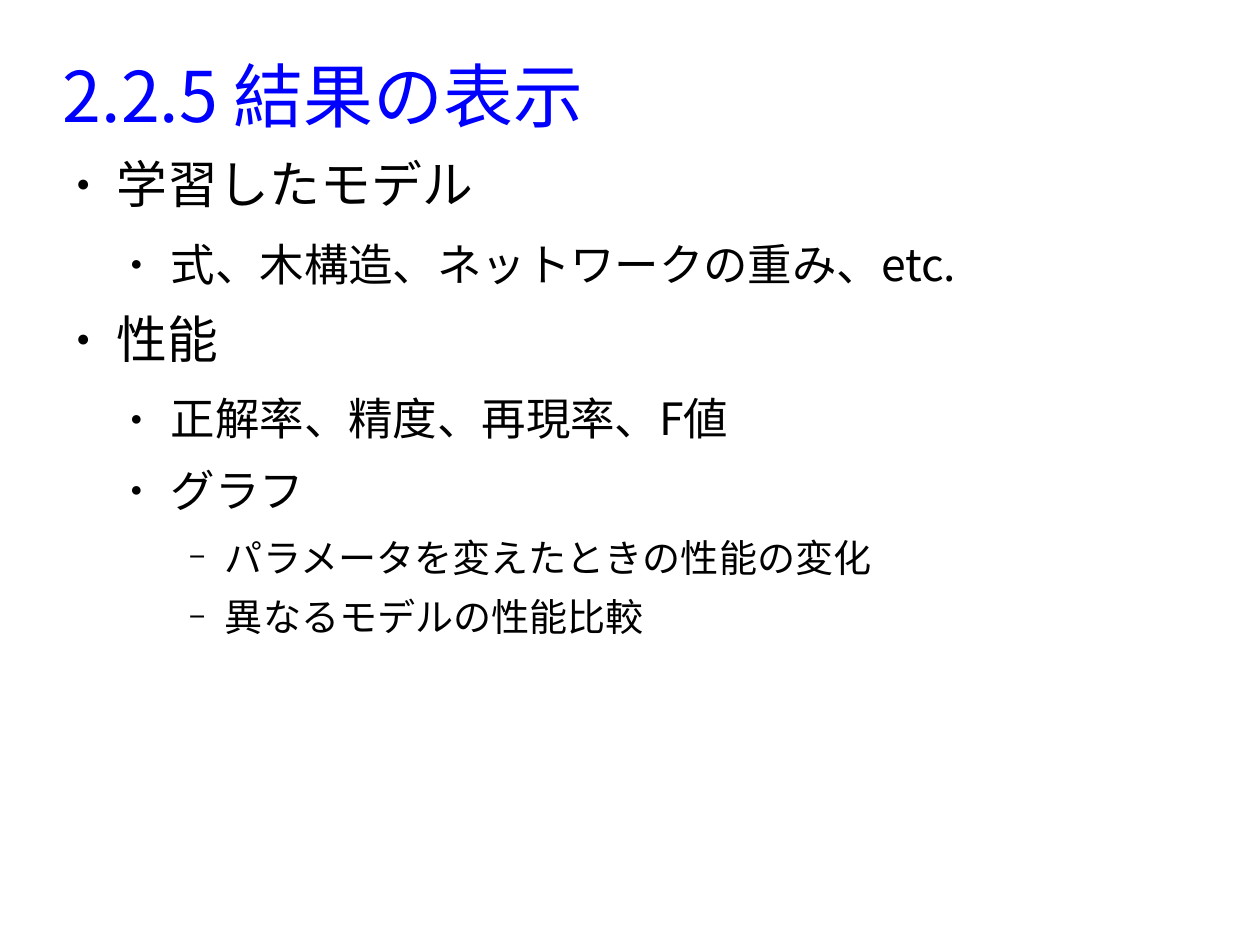
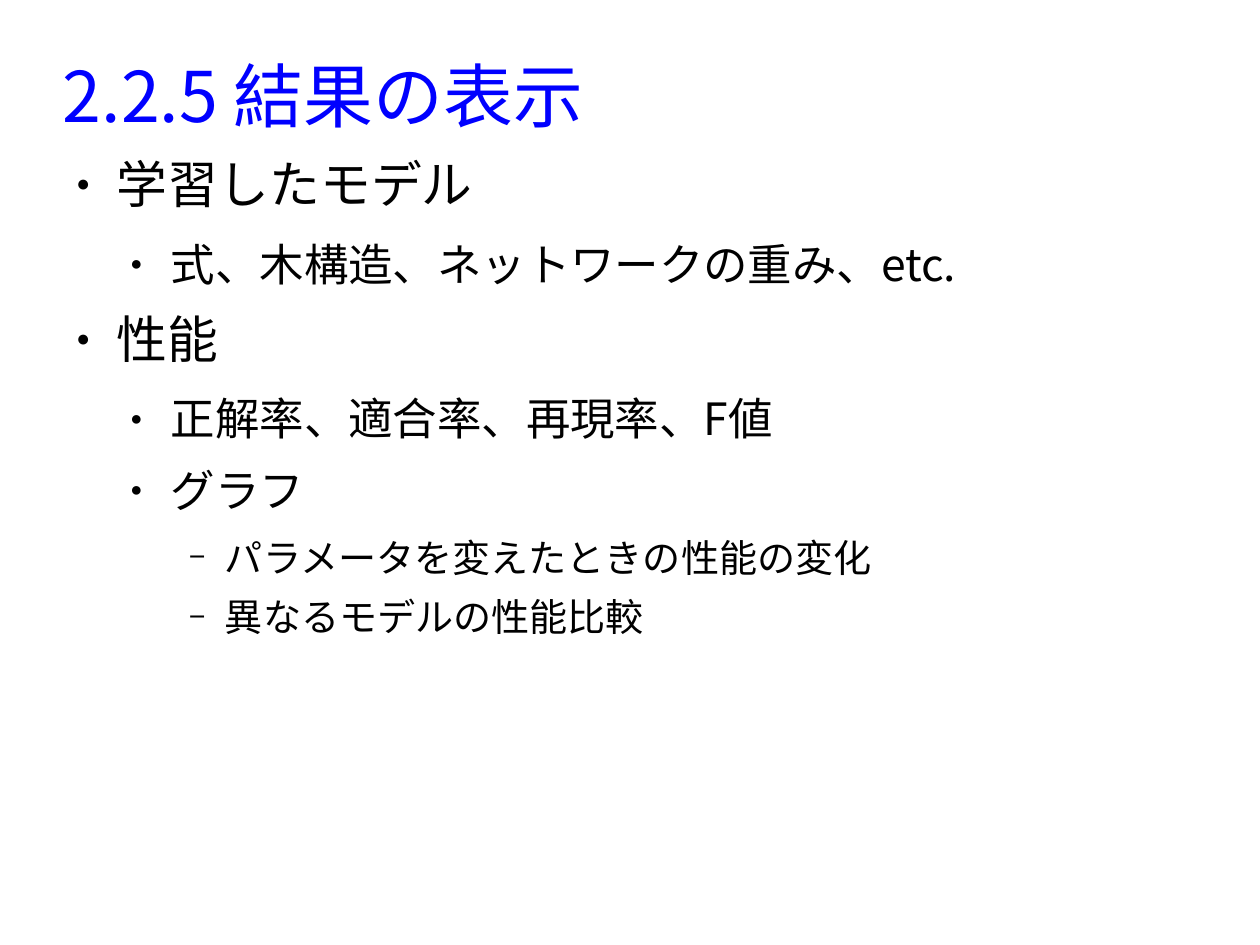
Before and after one commit to MasahiroAraki/MLCourse, a slide deck: slide 19 of slide/chap02-python.odp. Drawn at 1260x945 pixels with LibreOffice and Linux fonts; fonts in the diff are those of the drawing. Boxes give left, top, right and bottom in pixels: in the first picture for what was removed or moved away, otherwise in the second. Text is boxed around its words. In the diff, an @@ line names an element or a change of style, - is before the commit and + after.

```diff
--- a/slide/chap02-python.odp
+++ b/slide/chap02-python.odp
@@ text at (171,397,773,439): text changed @@
-  ● 正解率、精度、再現率、F値
+  ● 正解率、適合率、再現率、F値
```
Also in this commit, not shown: 3 other slides changed, 2 other files.
